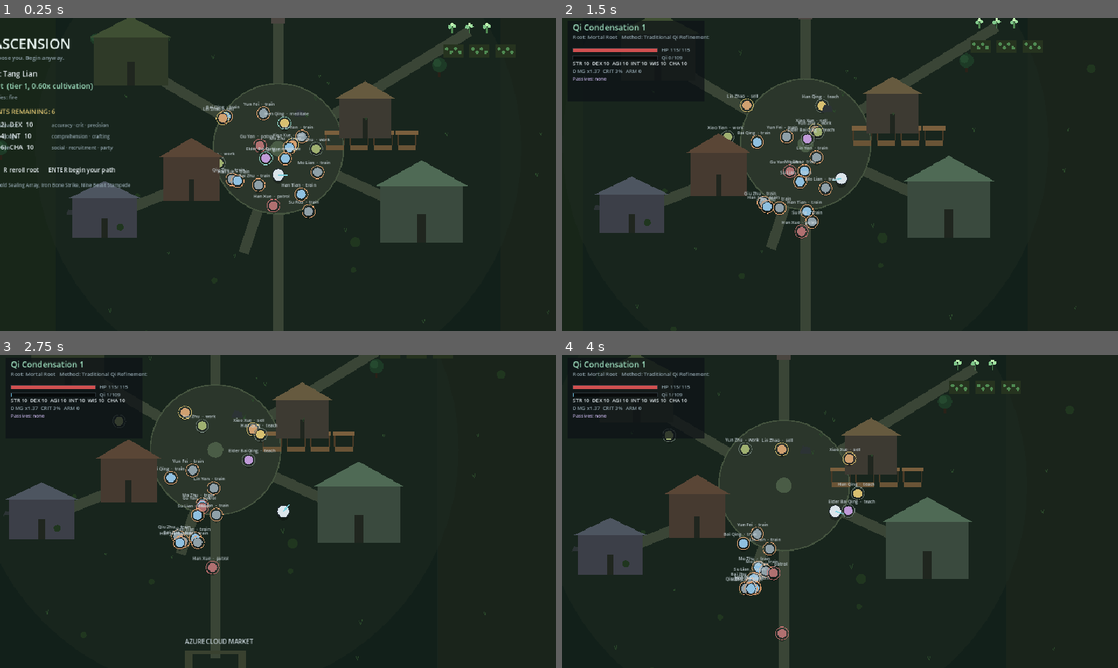
Above: before the commit, frames 1-4 (two rows, left to right).
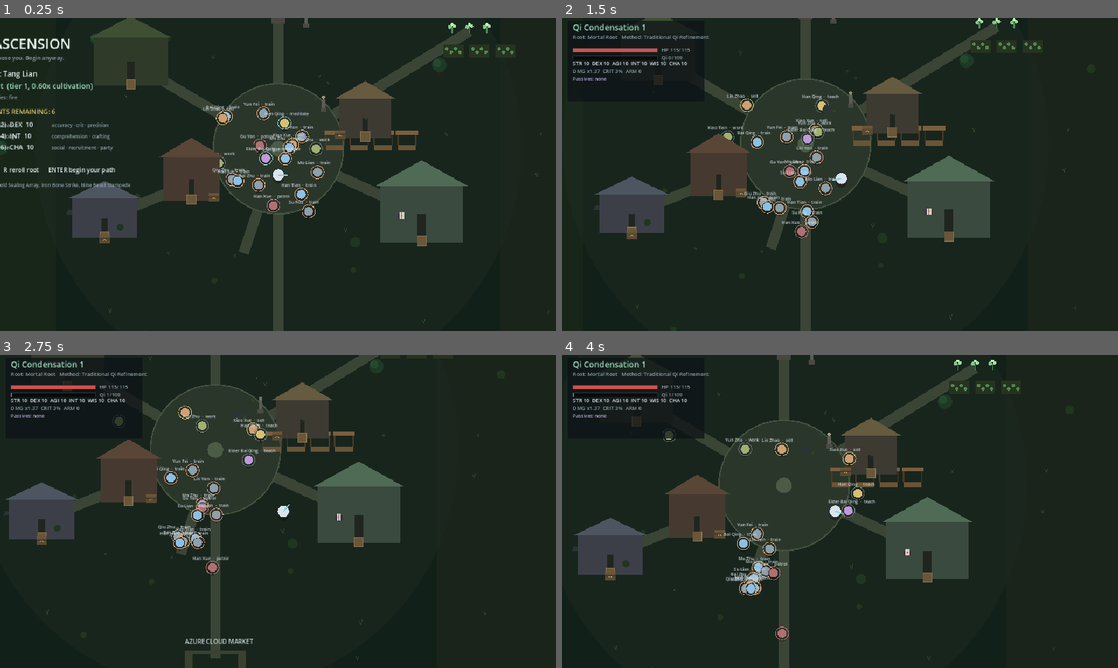
Above: after the commit, the same moments.

Repository: jiinzaa-creates/eternal-ascension
Game: Godot game, scene res://scenes/main.tscn
The game is run twice, just before and just after one commit, with the same random seed, the same clock (stepped at 60 frames per second) and the same inputs.
Inputs (mouse positions are in pixels of both pictures, inside the frame that each line leads up to):
- Up to frame 1 (0.25 s): no input
- Up to frame 2 (1.5 s): tap Enter (accept) at 0.5, 1.35 s; move the mouse to (962, 158) at 0.52 s; hold D (move_right) 0.53-1.28 s; tap E (interact) at 0.6 s; click (962, 158) at 0.67 s; move the mouse to (728, 190) at 1.27 s; hold S (move_down) from 1.28 s (still down)
- Up to frame 3 (2.75 s): tap E (interact) at 1.55, 2.3 s; move the mouse to (333, 442) at 2.02 s; release S (move_down) at 2.03 s; hold D (move_right) from 2.03 s (still down); click (333, 442) at 2.1 s
- Up to frame 4 (4 s): move the mouse to (812, 574) at 2.77 s; release D (move_right) at 2.78 s; hold W (move_up) 2.78-3.53 s; tap G (breakthrough) at 2.85 s; click (812, 574) at 2.92 s; tap E (interact) at 3.05, 3.8 s; move the mouse to (1006, 558) at 3.52 s; hold A (move_left) from 3.53 s (still down); tap Q (cycle_bar) at 3.6 s

The runs differ from the first frame. In frame 1, 0.4% of the frame differs, in the area x 17-77%, y 0-73%; in frame 2, 0.4%; in frame 3, 0.4%; in frame 4, 0.4%.

Commit message:
M07: doors, containers, manuals and examination
Milestone 07. Interaction stopped at herbs, shrines, chests, portals and the
altar: there were no doors, nothing to search, nothing to read and nothing to
examine.

- Interactable gains DOOR, CONTAINER, MANUAL and EXAMINE kinds with dedicated
  setup helpers instead of overloading the label string.
- can_interact() is now the single rule shared by the prompt and the handler, so
  a spent node cannot offer a prompt that does nothing.
- Doors toggle Building.interior_open, which forces that roof transparent while
  the interior is entered; the door itself draws opened or closed.
- Containers are one-shot loot generated from their stable id, so the same crate
  yields the same item after a reload; chests share the same loot path.
- A forbidden manual teaches the otherwise unobtainable Crimson Moon Devour;
  manuals are spent only when the technique is actually learned.
- Examination nodes (sect stele, market board) give lore and stay repeatable.

Verified: import exit 0; unit PASS 282 / FAIL 0; integration PASS 115 / FAIL 0;
boot smoke 240 frames exit 0.

🤖 Generated with Codebuff
Co-Authored-By: Codebuff <noreply@codebuff.com>

Diff:
--- a/game/entities/interactable.gd
+++ b/game/entities/interactable.gd
@@ -1,15 +1,27 @@
 class_name Interactable
 extends Node2D
-## Anything the player can walk up to and press E on: herbs, shrines, chests,
-## realm portals, inheritance altars.
+## Anything the player can walk up to and press E on.
+##
+## Herbs, shrines, chests, realm portals and inheritance altars came first;
+## doors, containers, manuals and examinable scenery extend the same node.
+##
+## `can_interact()` is the single rule shared by the prompt and the handler, so a
+## spent node can never show a prompt that does nothing.
 
-enum Kind { HERB, SHRINE, PORTAL, CHEST, ALTAR }
+enum Kind { HERB, SHRINE, PORTAL, CHEST, ALTAR, DOOR, CONTAINER, MANUAL, EXAMINE }
 
 var kind: int = Kind.HERB
 var id: String = ""
 var label: String = ""
 var used: bool = false
 var item_seed: int = 0
+## Doors only: whether the door is currently open, and the building it belongs to.
+var open := false
+var building: Building = null
+## Manuals only: the technique the manual teaches.
+var manual_technique := ""
+## Examination only: what the player reads.
+var examine_text := ""
 var _pulse := 0.0
 
 
@@ -20,13 +32,52 @@
 	add_to_group("interactable")
 
 
+func setup_door(id_value: String, label_value: String, door_building: Building) -> void:
+	setup(Kind.DOOR, id_value, label_value)
+	building = door_building
+
+
+func setup_container(id_value: String, label_value: String, seed_value: int) -> void:
+	setup(Kind.CONTAINER, id_value, label_value)
+	item_seed = seed_value
+
+
+func setup_manual(id_value: String, label_value: String, technique_id: String) -> void:
+	setup(Kind.MANUAL, id_value, label_value)
+	manual_technique = technique_id
+
+
+func setup_examine(id_value: String, label_value: String, text: String) -> void:
+	setup(Kind.EXAMINE, id_value, label_value)
+	examine_text = text
+
+
+## Whether the prompt should offer this node right now.
+func can_interact() -> bool:
+	match kind:
+		Kind.HERB, Kind.CONTAINER, Kind.MANUAL, Kind.CHEST:
+			return not used
+		_:
+			return true
+
+
+func display_label() -> String:
+	if kind == Kind.HERB and used:
+		return "Picked clean"
+	if kind == Kind.DOOR:
+		return "%s — close" % label if open else "%s — open" % label
+	if kind == Kind.CONTAINER and used:
+		return "Searched %s" % label
+	return label
+
+
 func _process(delta: float) -> void:
 	_pulse = fmod(_pulse + delta, TAU)
 	queue_redraw()
 
 
 func _draw() -> void:
-	if used and kind != Kind.PORTAL and kind != Kind.SHRINE:
+	if kind == Kind.HERB and used:
 		draw_circle(Vector2.ZERO, 4.0, Color("#3a423c"))
 		return
 
@@ -56,9 +107,33 @@
 				Vector2(0, -34), Vector2(16, -6), Vector2(0, 10), Vector2(-16, -6),
 			]), Color("#b0a0ff", 0.55 + pulse * 0.35))
 			draw_arc(Vector2(0, -12), 34.0, 0.0, TAU, 32, Color("#c8b8ff", 0.25), 1.5)
+		Kind.DOOR:
+			# The doorway the building leaves at its base.
+			draw_rect(Rect2(-10, -22, 20, 22), Color("#120e0a") if open else Color("#6a5638"))
+			draw_rect(Rect2(-10, -22, 20, 22), Color("#8a7350"), false, 1.5)
+			if open:
+				draw_line(Vector2(-9, -22), Vector2(-13, 0), Color("#8a7350"), 2.0)
+		Kind.CONTAINER:
+			draw_rect(Rect2(-12, -12, 24, 16), Color("#5a4a32"))
+			draw_rect(Rect2(-12, -16, 24, 6), Color("#6a5638"))
+			draw_line(Vector2(-12, -6), Vector2(12, -6), Color("#3a3024"), 1.5)
+			if used:
+				# Lid thrown back and the inside visible.
+				draw_rect(Rect2(-12, -20, 24, 5), Color("#3a3024"))
+				draw_rect(Rect2(-9, -12, 18, 7), Color("#241d16"))
+			else:
+				draw_arc(Vector2(0, -2), 3.0, PI, TAU, 8, Color("#c8a860"), 1.5)
+		Kind.MANUAL:
+			draw_rect(Rect2(-8, -12, 16, 12), Color("#3a2a4a"))
+			draw_rect(Rect2(-5, -15, 10, 15), Color("#d8d0c0"))
+			draw_line(Vector2(0, -15), Vector2(0, 0), Color("#8a7a5a"), 1.0)
+			if not used:
+				draw_circle(Vector2(0, -8), 2.0, Color("#c0505a", 0.5 + pulse * 0.5))
+		Kind.EXAMINE:
+			draw_rect(Rect2(-7, -6, 14, 10), Color("#4a4a44"))
+			draw_rect(Rect2(-4, -26, 8, 20), Color("#5c5c54"))
+			draw_circle(Vector2(0, -30), 4.0, Color("#c0b090", 0.5 + pulse * 0.4))
 
 
-func display_label() -> String:
-	if used and kind == Kind.HERB:
-		return "Picked clean"
+func display_label_short() -> String:
 	return label
--- a/game/scenes/main.gd
+++ b/game/scenes/main.gd
@@ -202,6 +202,53 @@
 	lighting.add_light(world, shrine.position, Color("#ffd9a0"), 220.0, 0.9)
 	lighting.add_light(world, portal.position, Color("#b48cff"), 260.0, 1.0)
 
+	# A door for every building, at the doorway the building draws.
+	for spec in Settlement.BUILDINGS:
+		var location := String(spec["location"])
+		var building := settlement.building_for(location)
+		if building == null:
+			continue
+		var door := Interactable.new()
+		door.setup_door("door.%s" % location, "%s door" % location.capitalize(), building)
+		door.position = building.global_position + Vector2(0, (spec["size"] as Vector2).y * 0.5 + 8.0)
+		world.add_child(door)
+		interactables.append(door)
+
+	# Containers: one-shot loot, deterministic from their stable id.
+	var crate_spots := [
+		["crate.market.0", "Market crate", "market", Vector2(-58, 44)],
+		["crate.tavern.0", "Tavern crate", "tavern", Vector2(52, 48)],
+		["crate.dorms.0", "Dormitory chest", "dorms", Vector2(0, 54)],
+	]
+	for spot in crate_spots:
+		var crate := Interactable.new()
+		crate.setup_container(String(spot[0]), String(spot[1]), hash(String(spot[0])))
+		crate.position = settlement.position_for(String(spot[2])) + (spot[3] as Vector2)
+		world.add_child(crate)
+		interactables.append(crate)
+
+	# A manual teaches a technique that is otherwise hidden from character start.
+	var manual := Interactable.new()
+	manual.setup_manual("manual.crimson_moon", "Forbidden manual — Crimson Moon Devour", "tech.blood.crimson_moon")
+	manual.position = settlement.position_for("sect_hall") + Vector2(-46, 12)
+	world.add_child(manual)
+	interactables.append(manual)
+
+	# Examination: scenery that rewards looking, repeatable and inconsumable.
+	var stele := Interactable.new()
+	stele.setup_examine("stele.azure", "Azure Cloud stele",
+		"The stele reads: the sect was founded on a promise to teach the rootless. The lower names are worn away.")
+	stele.position = settlement.position_for("shrine") + Vector2(64, 18)
+	world.add_child(stele)
+	interactables.append(stele)
+
+	var board := Interactable.new()
+	board.setup_examine("board.market", "Market notice board",
+		"Notices: a bounty on marsh boars, a lost jade comb, and a warning not to enter the eastern rift.")
+	board.position = settlement.position_for("market") + Vector2(-96, -18)
+	world.add_child(board)
+	interactables.append(board)
+
 
 func _roll_root() -> int:
 	var weights: Array = []
@@ -363,7 +410,7 @@
 			best_dist = dist
 			best = npc
 	for node in _active_interactables():
-		if not is_instance_valid(node) or node.used and node.kind == Interactable.Kind.HERB:
+		if not is_instance_valid(node) or not node.can_interact():
 			continue
 		var dist: float = (node as Node2D).global_position.distance_to(player.global_position)
 		if dist < best_dist:
@@ -446,17 +493,46 @@
 		Interactable.Kind.CHEST:
 			if node.used:
 				return
-			node.used = true
-			if not used_interactables.has(node.id):
-				used_interactables.append(node.id)
-			var generator := ItemGen.new(DB, Rng)
-			var item := generator.generate(6, hash(node.id), ground_items.size(), 2)
-			if not item.is_empty():
-				ground_items.append({"x": node.global_position.x, "y": node.global_position.y + 30.0, "item": item})
-				Bus.item_dropped.emit(item, node.global_position)
-				Bus.toast.emit("The chest opens: %s" % String(item.get("name", "?")))
+			_loot(node, 6, "sealed chest", 2)
 		Interactable.Kind.ALTAR:
 			_claim_inheritance()
+		Interactable.Kind.DOOR:
+			node.open = not node.open
+			if node.building != null:
+				node.building.set_interior_open(node.open)
+			Bus.toast.emit("%s %s." % [node.label, "opens" if node.open else "closes"])
+		Interactable.Kind.CONTAINER:
+			if node.used:
+				return
+			_loot(node, maxi(2, player.cultivation.realm + 1), node.label.to_lower(), 0)
+		Interactable.Kind.MANUAL:
+			if node.used:
+				return
+			if player.learn_technique(node.manual_technique):
+				node.used = true
+				var tech: Dictionary = DB.technique(node.manual_technique)
+				Bus.toast.emit("You study the manual. Technique learned: %s." % String(tech.get("name", node.manual_technique)))
+				Bus.cultivation_changed.emit()
+			else:
+				Bus.toast.emit("You already know what this manual teaches.")
+		Interactable.Kind.EXAMINE:
+			Bus.toast.emit(node.examine_text)
+
+
+## One-shot loot shared by chests and containers. The item is generated from the
+## node's stable id, so looting the same crate after a reload gives the same item.
+func _loot(node: Interactable, ilvl: int, verb: String, forced_rarity: int = 0) -> void:
+	node.used = true
+	if not used_interactables.has(node.id):
+		used_interactables.append(node.id)
+	var generator := ItemGen.new(DB, Rng)
+	var item := generator.generate(maxi(1, ilvl), hash(node.id), ground_items.size(), forced_rarity)
+	if item.is_empty():
+		Bus.toast.emit("The %s is empty." % verb)
+		return
+	ground_items.append({"x": node.global_position.x, "y": node.global_position.y + 30.0, "item": item})
+	Bus.item_dropped.emit(item, node.global_position)
+	Bus.toast.emit("The %s holds %s." % [verb, String(item.get("name", "?"))])
 
 
 func cultivation_restore() -> void:
--- a/game/tests/integration.gd
+++ b/game/tests/integration.gd
@@ -10,11 +10,13 @@
 var _pass := 0
 var _fail := 0
 var _failures: Array = []
+var _toasts: Array = []
 var main: Node2D
 
 
 func _ready() -> void:
 	print("=== Eternal Ascension — integration test ===")
+	Bus.toast.connect(_record_toast)
 	await _run()
 	print("-----------------------------------------------")
 	print("RESULT: PASS %d / FAIL %d" % [_pass, _fail])
@@ -30,6 +32,10 @@
 		_fail += 1
 		_failures.append(label)
 		push_error("FAIL: " + label)
+
+
+func _record_toast(text: String) -> void:
+	_toasts.append(text)
 
 
 func approx(a: float, b: float, eps: float = 0.001) -> bool:
@@ -287,6 +293,55 @@
 	check(main.chunks.props[0].visible, "streamed props return with the overworld")
 	check(main.camera_rig.limit_right == int(ChunkManager.world_bounds().end.x), "camera bounds return to the province")
 
+	# --- interaction: doors, containers, manuals, examination ----------------
+	var container: Interactable = null
+	var manual_node: Interactable = null
+	var door: Interactable = null
+	var inspectable: Interactable = null
+	for node in main.interactables:
+		match node.kind:
+			Interactable.Kind.CONTAINER:
+				if container == null:
+					container = node
+			Interactable.Kind.MANUAL:
+				manual_node = node
+			Interactable.Kind.DOOR:
+				if door == null:
+					door = node
+			Interactable.Kind.EXAMINE:
+				if inspectable == null:
+					inspectable = node
+	check(container != null, "the settlement has containers")
+	check(manual_node != null, "the settlement has a manual")
+	check(door != null, "the settlement has doors")
+	check(inspectable != null, "the settlement has examinable objects")
+	check(main.interactables.size() >= 16, "the interaction set grew to %d nodes" % main.interactables.size())
+
+	var loot_before: int = main.ground_items.size()
+	main._use_interactable(container)
+	check(main.ground_items.size() == loot_before + 1, "searching a container drops loot")
+	check(container.used and not container.can_interact(), "a searched container is spent")
+	main._use_interactable(container)
+	check(main.ground_items.size() == loot_before + 1, "a container cannot be looted twice")
+
+	check(not manual_node.used, "the manual starts unread")
+	main._use_interactable(manual_node)
+	check(player.technique_ids.has("tech.blood.crimson_moon"), "reading a manual teaches its technique")
+	check(manual_node.used and not manual_node.can_interact(), "a studied manual is spent")
+
+	check(not door.open, "doors start closed")
+	var door_building: Building = door.building
+	main._use_interactable(door)
+	check(door.open, "a door opens")
+	check(door_building.interior_open, "an open door exposes the interior")
+	main._use_interactable(door)
+	check(not door.open and not door_building.interior_open, "a door closes again")
+
+	var toasts_before: int = _toasts.size()
+	main._use_interactable(inspectable)
+	check(_toasts.size() > toasts_before, "examining produces a description")
+	check(inspectable.can_interact(), "examination is repeatable")
+
 	# --- save / load ---------------------------------------------------------
 	Save.delete_slot(96)
 	player.cultivation.qi = 12.0
@@ -307,6 +362,8 @@
 	check(main.quests.completed, "quick load restores quest completion")
 	check(main.inheritance_taken, "quick load restores the inheritance")
 	check(Game.spirit_stones == saved_stones, "quick load restores spirit stones")
+	check(container.used, "a searched container stays spent after loading")
+	check(player.technique_ids.has("tech.blood.crimson_moon"), "a manual's technique survives a reload")
 	Save.delete_slot(96)
 
 	main.queue_free()
--- a/game/tests/run_tests.gd
+++ b/game/tests/run_tests.gd
@@ -31,6 +31,7 @@
 	_motion_tests()
 	_controller_tests()
 	_animation_tests()
+	_interaction_tests()
 	_npc_tests()
 	_quest_tests()
 	_hidden_realm_tests()
@@ -784,3 +785,65 @@
 	check(approx(Animator.attack_swing("recovery", 1.0), 0.0), "recovery returns to neutral")
 	check(absf(Animator.attack_swing("active", 2.0)) <= 1.0, "swing is clamped at the ends")
 	check(approx(Animator.attack_swing("idle", 0.5), 0.0), "a non-attack phase has no swing")
+
+
+# ------------------------------------------------------------- interaction ----
+
+func _interaction_tests() -> void:
+	print("[interaction] kinds, prompts and one-shot state")
+	var herb := Interactable.new()
+	herb.setup(Interactable.Kind.HERB, "herb.test", "Spirit Herb")
+	check(herb.can_interact(), "a fresh herb can be gathered")
+	herb.used = true
+	check(not herb.can_interact(), "a picked herb is no longer offered")
+	check(herb.display_label() == "Picked clean", "a picked herb reads as picked clean")
+
+	var chest := Interactable.new()
+	chest.setup(Interactable.Kind.CHEST, "chest.test", "Sealed Chest")
+	chest.used = true
+	check(not chest.can_interact(), "a looted chest stops offering a prompt")
+
+	var container := Interactable.new()
+	container.setup_container("crate.test", "Market crate", 77)
+	check(container.kind == Interactable.Kind.CONTAINER, "containers have their own kind")
+	check(container.can_interact(), "a container offers a search")
+	check(container.item_seed == 77, "a container keeps its loot seed")
+	container.used = true
+	check(not container.can_interact(), "a searched container is spent")
+	check(container.display_label().contains("Searched"), "a searched container says so")
+
+	var manual := Interactable.new()
+	manual.setup_manual("manual.test", "Forbidden manual", "tech.blood.crimson_moon")
+	check(manual.kind == Interactable.Kind.MANUAL, "manuals have their own kind")
+	check(manual.manual_technique == "tech.blood.crimson_moon", "a manual carries its technique id")
+	check(not DB.technique(manual.manual_technique).is_empty(), "manual techniques exist in the database")
+	check(bool(DB.technique(manual.manual_technique).get("hidden", false)), "the manual teaches a hidden technique")
+	manual.used = true
+	check(not manual.can_interact(), "a studied manual is spent")
+
+	var door := Interactable.new()
+	door.setup_door("door.test", "Sect Hall door", null)
+	check(door.can_interact(), "a door always offers a prompt")
+	check(door.display_label().contains("open"), "a closed door offers to open")
+	door.open = true
+	check(door.display_label().contains("close"), "an open door offers to close")
+	check(door.can_interact(), "an open door can still be closed")
+
+	var stele := Interactable.new()
+	stele.setup_examine("stele.test", "Stele", "The stele is worn.")
+	check(stele.examine_text == "The stele is worn.", "examination keeps its text")
+	check(stele.can_interact(), "examination is repeatable")
+
+	var building := Building.new()
+	building.setup(Vector2(100, 100), Vector2(160, 90), Color.WHITE, Color.GRAY, "test_hall")
+	check(approx(building.occlusion_target(Vector2(180, 700)), 1.0), "a closed building is opaque from below")
+	building.set_interior_open(true)
+	check(approx(building.occlusion_target(Vector2(180, 700)), Occluder.MIN_ALPHA), "an open interior stays transparent from any angle")
+
+	herb.free()
+	chest.free()
+	container.free()
+	manual.free()
+	door.free()
+	stele.free()
+	building.free()
--- a/game/world/building.gd
+++ b/game/world/building.gd
@@ -13,6 +13,8 @@
 var wall_color := Color("#3a4a3e")
 var roof_color := Color("#4f6a55")
 var location := ""
+## Set when a door on this building is open: the interior stays visible.
+var interior_open := false
 var _alpha := 1.0
 
 
@@ -34,13 +36,31 @@
 	return Rect2(global_position + footprint.position, footprint.size)
 
 
+func set_interior_open(value: bool) -> void:
+	interior_open = value
+	queue_redraw()
+
+
 func _process(delta: float) -> void:
-	var player := Game.player as Node2D
-	var target := 1.0
-	if player != null and is_instance_valid(player):
-		target = Occluder.alpha_for(player.global_position, world_footprint(), roof_height())
+	var target := occlusion_target_for_player()
 	_alpha = lerpf(_alpha, target, clampf(delta * FADE_SPEED, 0.0, 1.0))
 	modulate.a = _alpha
+
+
+## Alpha for an arbitrary position. An open interior never occludes.
+func occlusion_target(player_pos: Vector2) -> float:
+	if interior_open:
+		return Occluder.MIN_ALPHA
+	return Occluder.alpha_for(player_pos, world_footprint(), roof_height())
+
+
+func occlusion_target_for_player() -> float:
+	if interior_open:
+		return Occluder.MIN_ALPHA
+	var player := Game.player as Node2D
+	if player == null or not is_instance_valid(player):
+		return 1.0
+	return occlusion_target(player.global_position)
 
 
 func _draw() -> void:
@@ -54,5 +74,5 @@
 	draw_colored_polygon(roof, roof_color)
 	draw_rect(
 		Rect2(footprint.position + Vector2(size.x * 0.45, size.y * 0.5), Vector2(size.x * 0.1, size.y * 0.5)),
-		Color("#20261f")
+		Color("#120e0a") if interior_open else Color("#20261f")
 	)
--- a/game/world/settlement.gd
+++ b/game/world/settlement.gd
@@ -66,6 +66,13 @@
 			building.set_process(value)
 
 
+func building_for(location_id: String) -> Building:
+	for building in buildings:
+		if is_instance_valid(building) and building.location == location_id:
+			return building
+	return null
+
+
 func _draw() -> void:
 	# Ground apron
 	draw_circle(Vector2.ZERO, 560.0, Color("#1d2a20", 0.55))
Not shown, changed: docs/DEVELOPMENT.md
